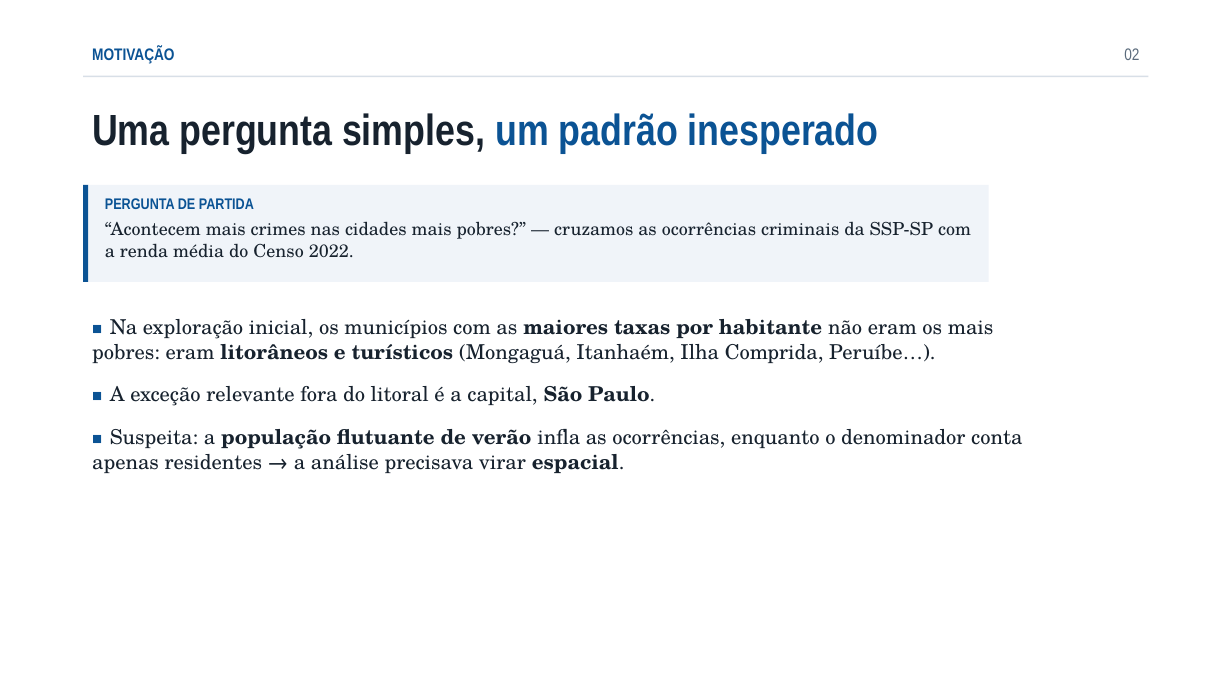
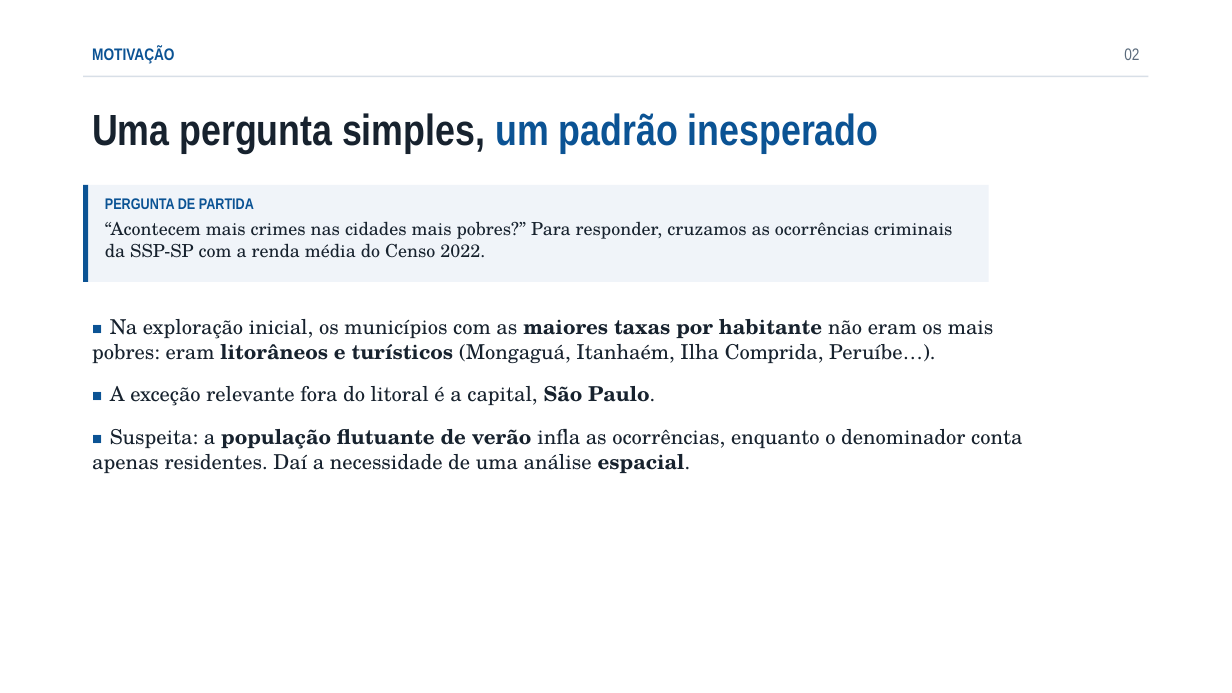
Before and after one commit to euusoujc/territory, a slide deck: slide 2 of slides/apresentacao.pptx. Drawn at 1232x693 pixels with LibreOffice and Linux fonts; fonts in the diff are those of the drawing. Boxes give left, top, right and bottom in pixels: in the first picture for what was removed or moved away, otherwise in the second. Text is boxed around its words. In the diff, an @@ line names an element or a change of style, - is before the commit and + after.

```diff
--- a/slides/apresentacao.pptx
+++ b/slides/apresentacao.pptx
@@ text in rectangle at <box>105,221,952,258</box>: text changed @@
-“Acontecem mais crimes nas cidades mais pobres?” — cruzamos as ocorrências criminais da SSP-SP com a renda média do Censo 2022.
+“Acontecem mais crimes nas cidades mais pobres?” Para responder, cruzamos as ocorrências criminais da SSP-SP com a renda média do Censo 2022.
@@ text at <box>92,429,1022,473</box>: text changed @@
-■ Suspeita: a população flutuante de verão infla as ocorrências, enquanto o denominador conta apenas residentes → a análise precisava virar espacial.
+■ Suspeita: a população flutuante de verão infla as ocorrências, enquanto o denominador conta apenas residentes. Daí a necessidade de uma análise espacial.
```
Also in this commit, not shown: 9 other slides changed, 1 slide added, 25 other files.
